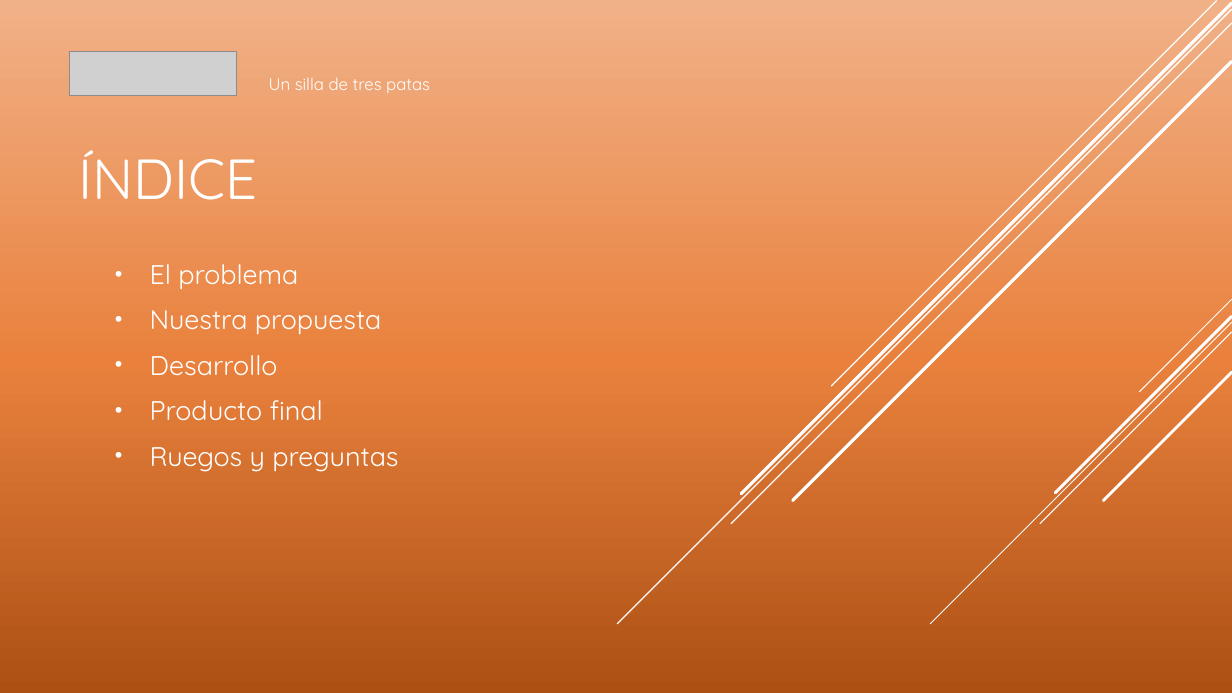
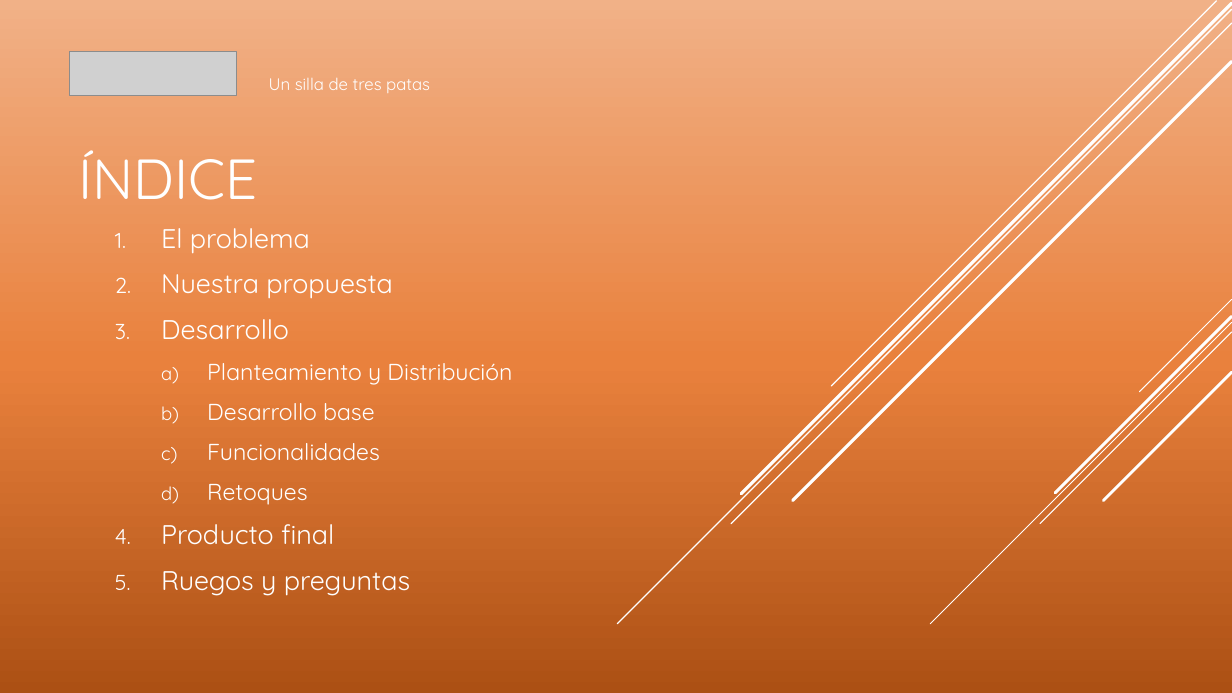
Before and after one commit to tripod-egibide/reto2, a slide deck: slide 4 of Doc/PresentaciónReto2.pptx. Drawn at 1232x693 pixels with LibreOffice and Linux fonts; fonts in the diff are those of the drawing; grey boxes stand for pictures. Boxes give left, top, right and bottom in pixels: in the first picture for what was removed or moved away, otherwise in the second. Text is boxed around its words. In the diff, an @@ line names an element or a change of style, - is before the commit and + after.

```diff
--- a/Doc/PresentaciónReto2.pptx
+++ b/Doc/PresentaciónReto2.pptx
@@ subtitle "El problema": place and size @@
-subtitle "El problema" at [150, 264, 398, 472]
+subtitle "El problema" at [161, 228, 512, 596]
@@ subtitle at [161, 228, 410, 596]: bullet • to 1. @@
@@ subtitle at [207, 363, 512, 505]: paragraphs added @@
+  a) Planteamiento y Distribución
+  b) Desarrollo base
+  c) Funcionalidades
+  d) Retoques
```
Also in this commit, not shown: 4 other slides changed.
